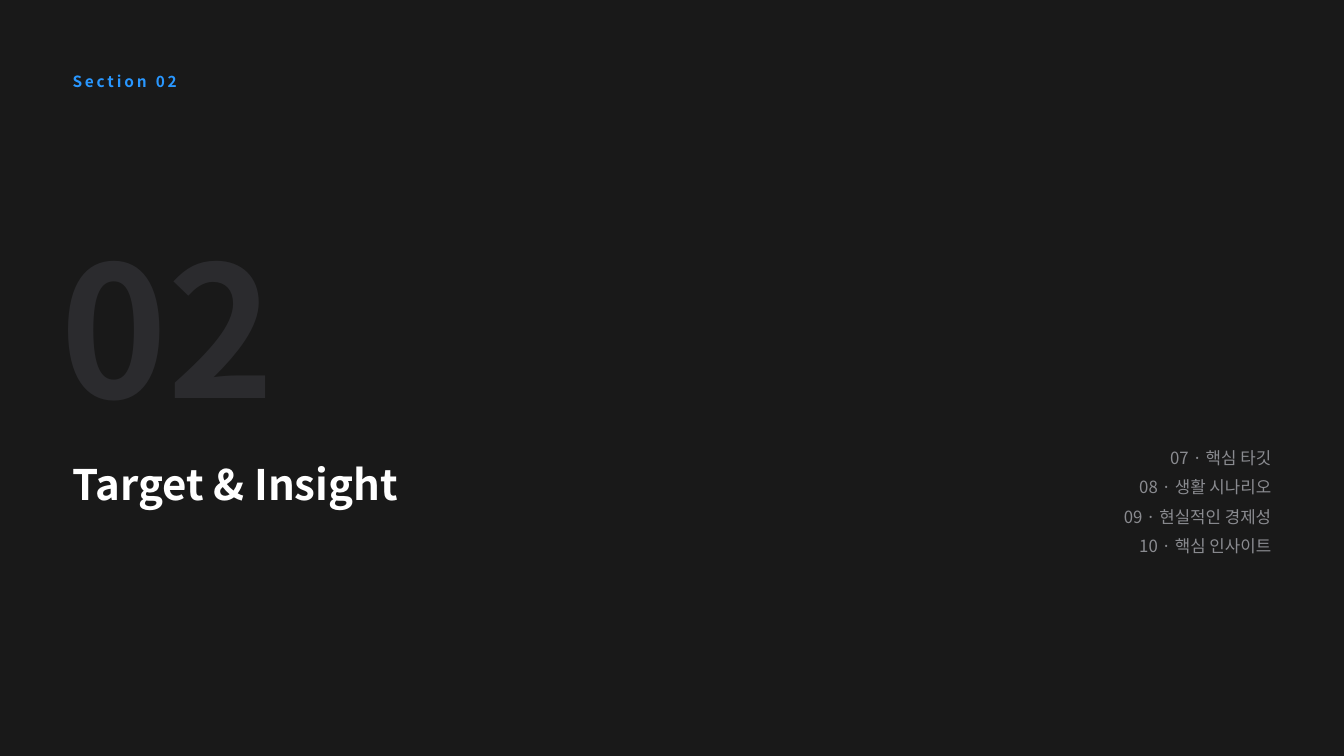
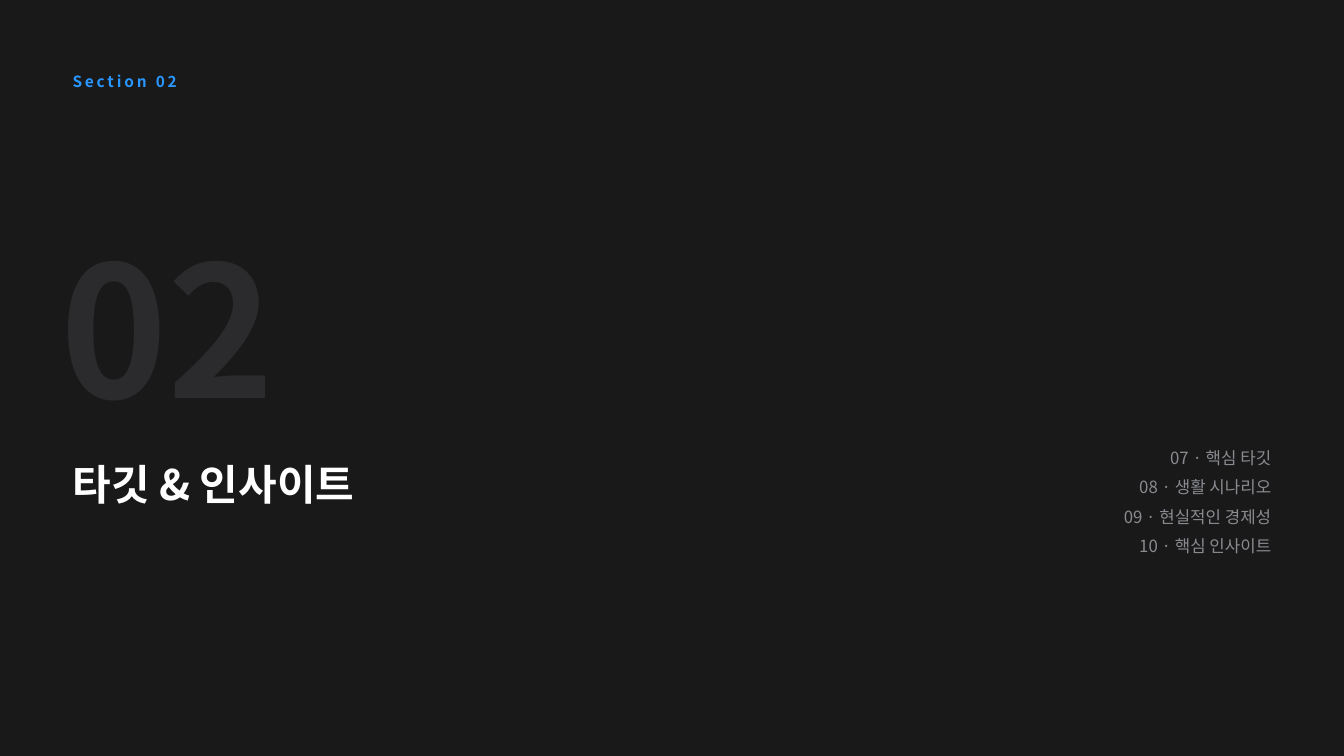
Before and after one commit to PhrenO0/CHAI-AI, a slide deck: slide 9 of 청호나이스-브랜드전략-제안.pptx. Drawn at 1344x756 pixels with LibreOffice and Linux fonts; fonts in the diff are those of the drawing. Boxes give left, top, right and bottom in pixels: in the first picture for what was removed or moved away, otherwise in the second. Text is boxed around its words. In the diff, an @@ line names an element or a change of style, - is before the commit and + after.

```diff
--- a/청호나이스-브랜드전략-제안.pptx
+++ b/청호나이스-브랜드전략-제안.pptx
@@ text at box(73, 464, 354, 504): text changed @@
-Target & Insight
+타깃 & 인사이트
```
Also in this commit, not shown: 21 other slides changed, 1 slide added, 1 other file.
